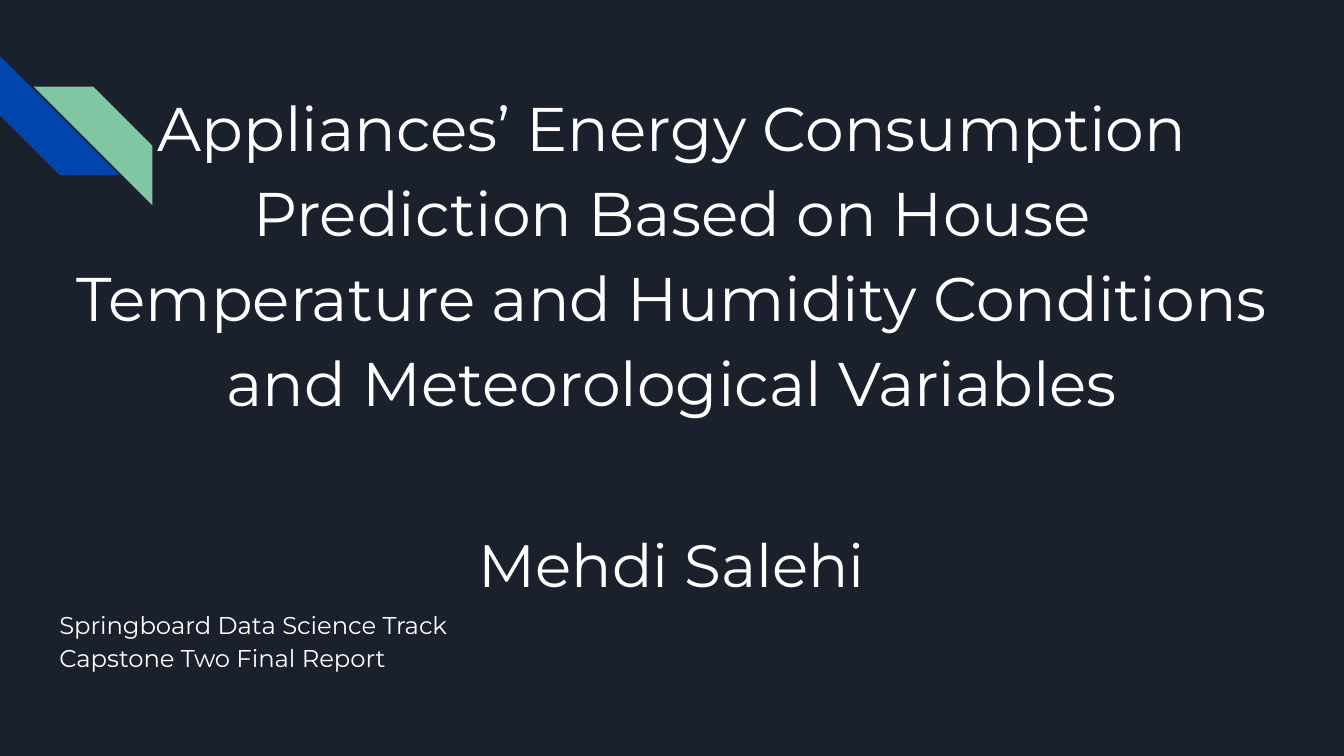
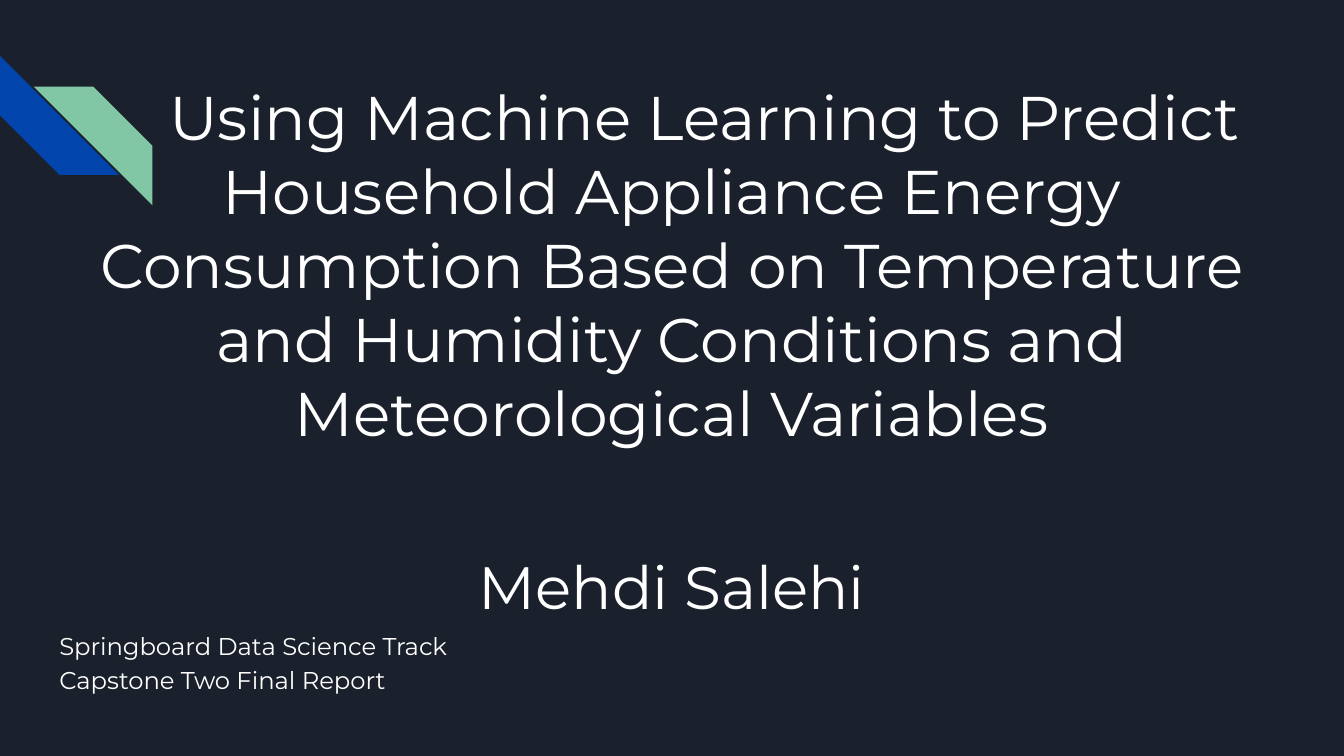
Before and after one commit to msalehi1357/Capstone-Two-Final-Project-, a slide deck: slide 1 of Report/[Mehdi Salehi] Capstone Two Summary Presentation.pptx. Drawn at 1344x756 pixels with LibreOffice and Linux fonts; fonts in the diff are those of the drawing. Boxes give left, top, right and bottom in pixels: in the first picture for what was removed or moved away, otherwise in the second. Text is boxed around its words. In the diff, an @@ line names an element or a change of style, - is before the commit and + after.

Commit message:
commit after uploading final report and presentation

```diff
--- a/Report/[Mehdi Salehi] Capstone Two Summary Presentation.pptx
+++ b/Report/[Mehdi Salehi] Capstone Two Summary Presentation.pptx
@@ title at <box>100,94,1243,449</box>: text changed @@
-Appliances’ Energy Consumption Prediction Based on House Temperature and Humidity Conditions and Meteorological Variables
+Using Machine Learning to Predict Household Appliance Energy Consumption Based on Temperature and Humidity Conditions and Meteorological Variables
```
Also in this commit, not shown: 1 other file.
